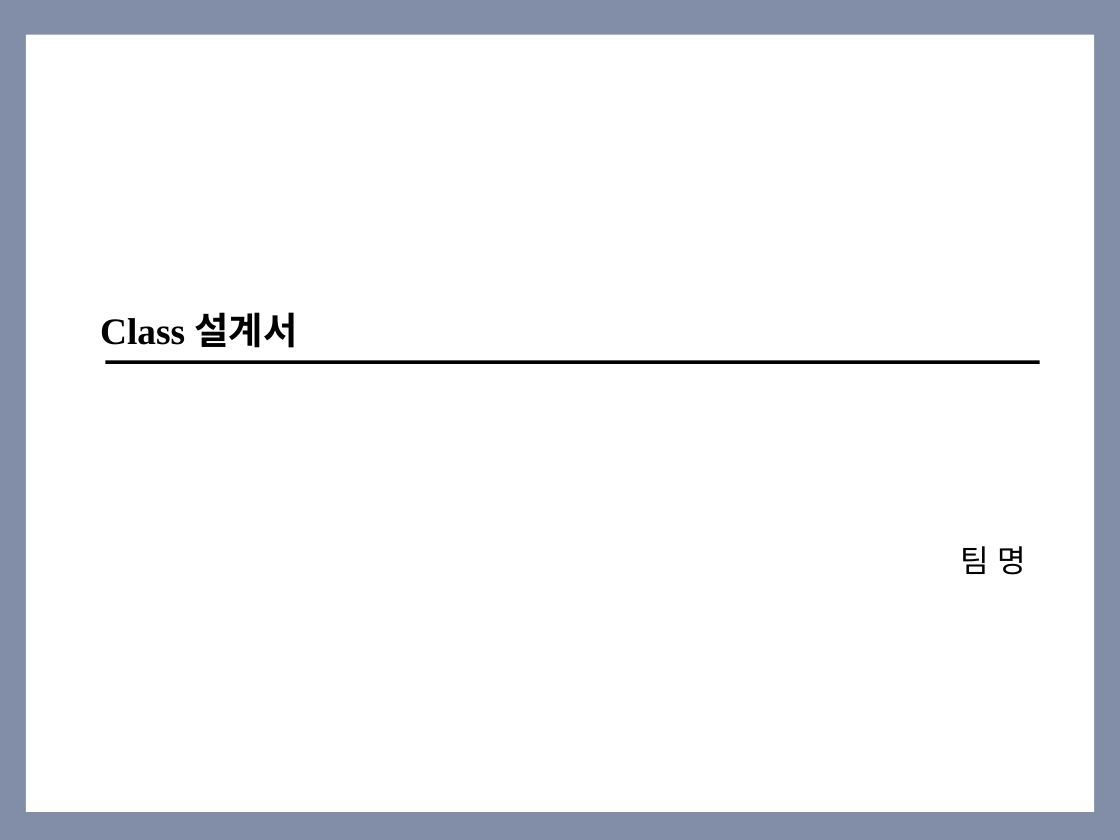
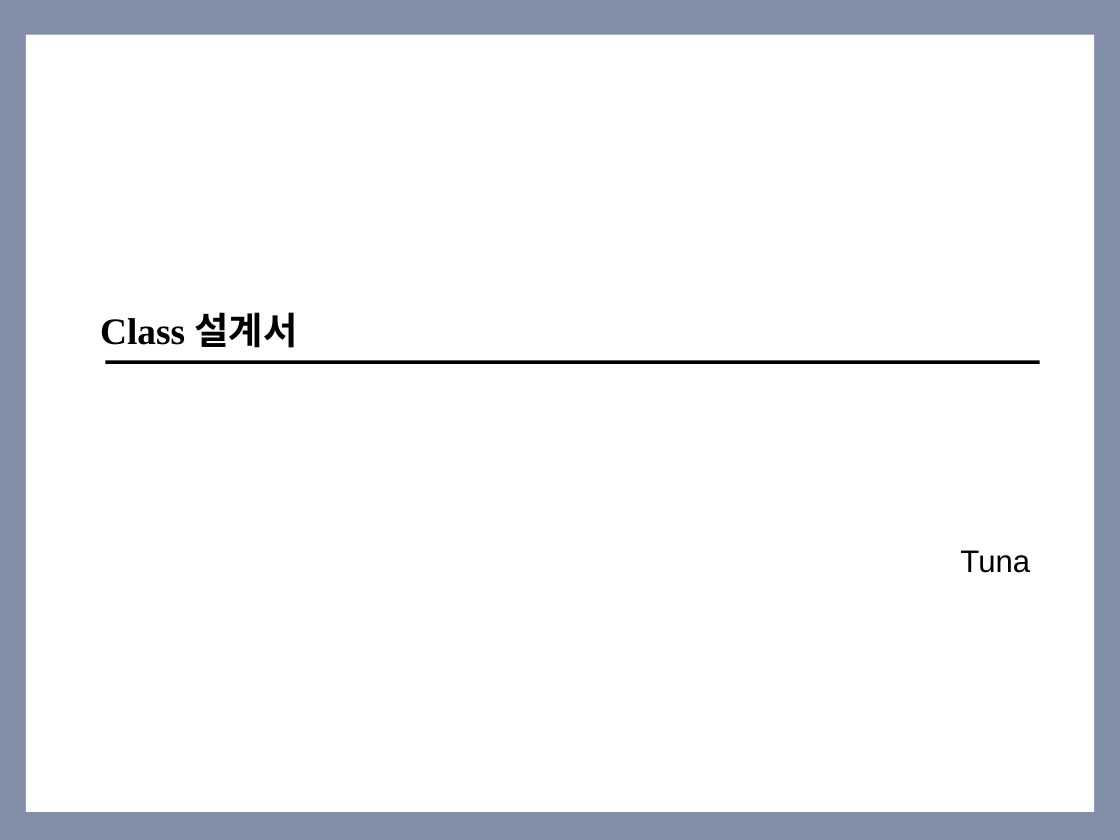
Before and after one commit to SE-admin/SE2017_4_tuna, a slide deck: slide 1 of doc/3_ 설계서/Class Design.pptx. Drawn at 1120x840 pixels with LibreOffice and Linux fonts; fonts in the diff are those of the drawing. Boxes give left, top, right and bottom in pixels: in the first picture for what was removed or moved away, otherwise in the second. Text is boxed around its words. In the diff, an @@ line names an element or a change of style, - is before the commit and + after.

Commit message:
Class Design.pptx // 전체 Class Design 작성 및 MainFrame, Frame2, UIUpdate 세부부분 작성

```diff
--- a/doc/3_ 설계서/Class Design.pptx
+++ b/doc/3_ 설계서/Class Design.pptx
@@ text at box(960, 550, 1030, 573): text changed @@
-팀 명
+Tuna
```
Also in this commit, not shown: 1 other slide changed, 4 slides added, 1 slide removed.
